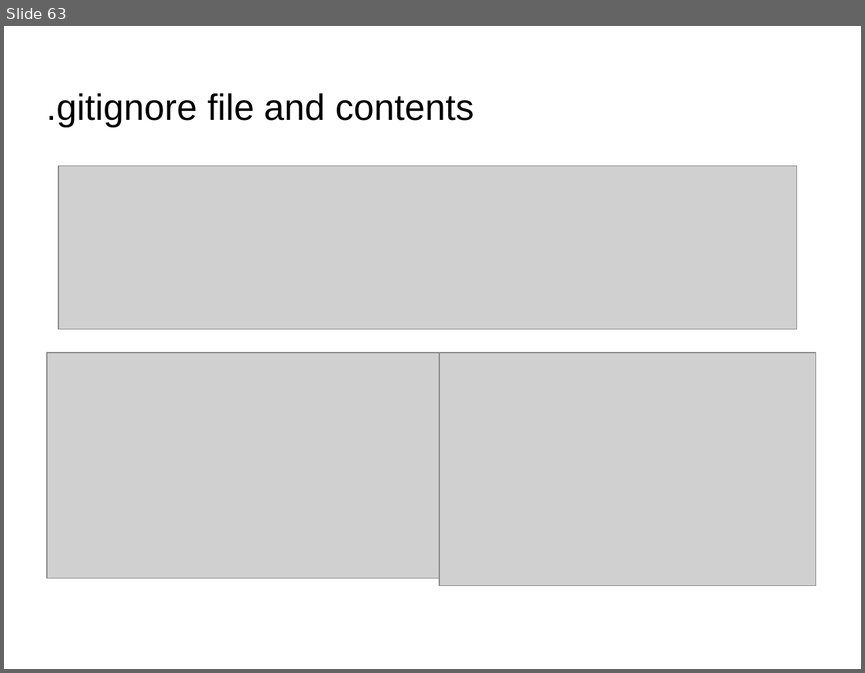
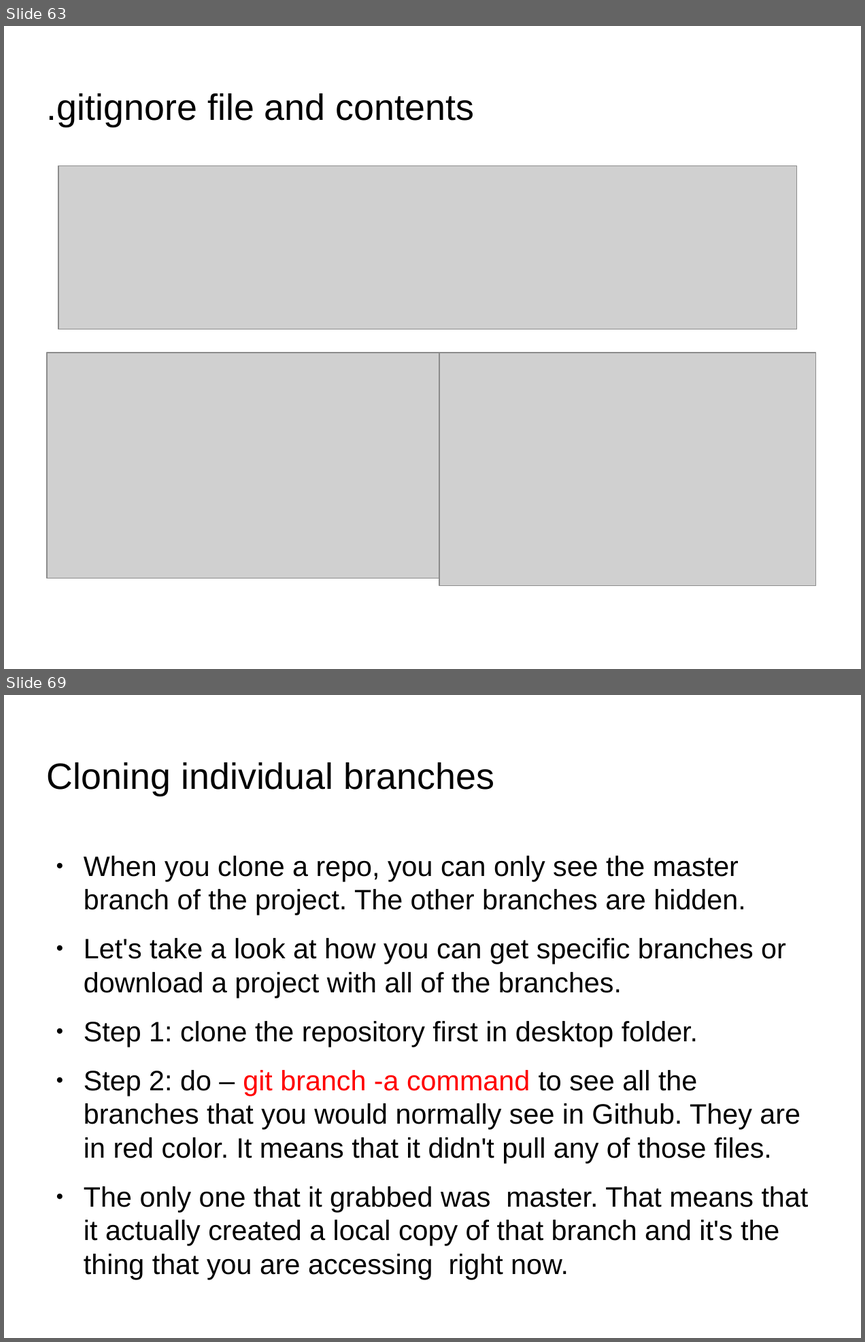
Before and after one commit to anumsh/Learning-Git-and-Github, a slide deck: git_and_GitHub.odp. Shown one above the other, each under a label of ours: slide 63 before the commit, slides 63 and 69 after it; the slides between them are not shown. The pictures are 865x673 and 865x1342 pixels, drawn with LibreOffice and Linux fonts; fonts in the diff are those of the drawing; grey boxes stand for pictures; background and template pictures are left out. Boxes give left, top, right and bottom in pixels: in the first picture for what was removed or moved away, otherwise in the second. Text is boxed around its words. In the diff, an @@ line names an element or a change of style, - is before the commit and + after.

Commit message:
feat: Cloning individual Branches

```diff
--- a/git_and_GitHub.odp
+++ b/git_and_GitHub.odp
@@ slide 69 added at box(4, 695, 861, 1338), background picture (left out) @@
@@ title added at box(47, 762, 494, 796), 33.9 pt, text #000000 @@
+Cloning individual branches
@@ text added at box(84, 855, 808, 1279), 26 pt, text #000000 @@
+● When you clone a repo, you can only see the master branch of the project. The other branches are hidden.
+● Let's take a look at how you can get specific branches or download a project with all of the branches.
+● Step 1: clone the repository first in desktop folder.
+● Step 2: do – git branch -a command to see all the branches that you would normally see in Github. They are in red color. It means that it didn't pull any of those files.
+● The only one that it grabbed was master. That means that it actually created a local copy of that branch and it's the thing that you are accessing right now.
```
Also in this commit, not shown: 1 slide changed, 9 other slides added, 3 other files.
